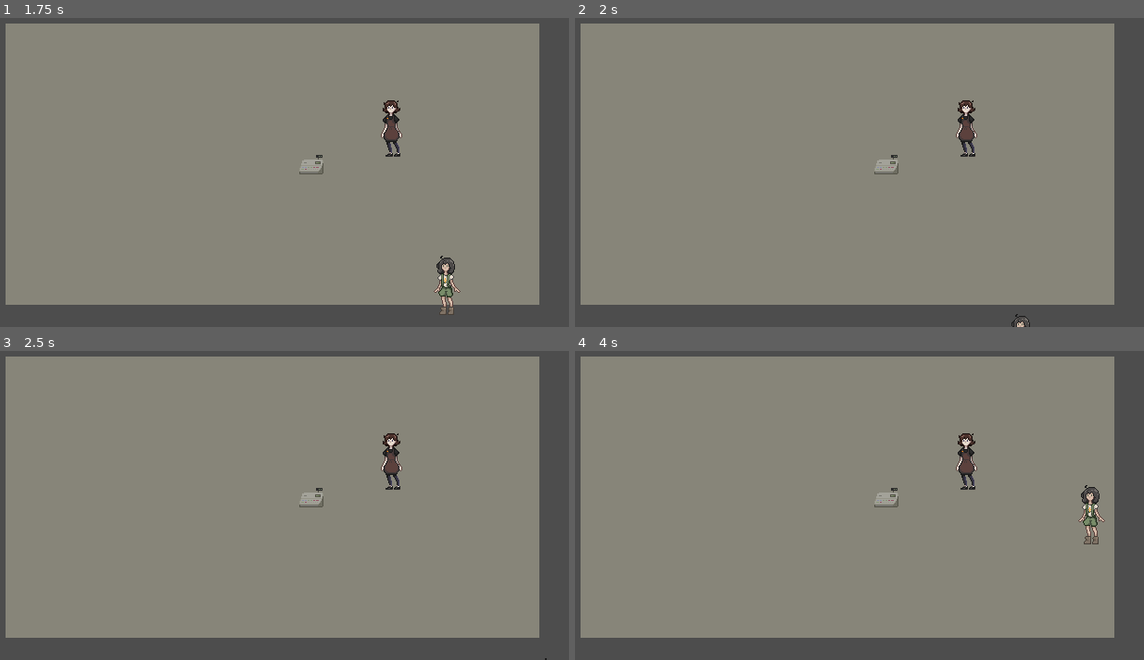
Above: before the commit, frames 1-4 (two rows, left to right).
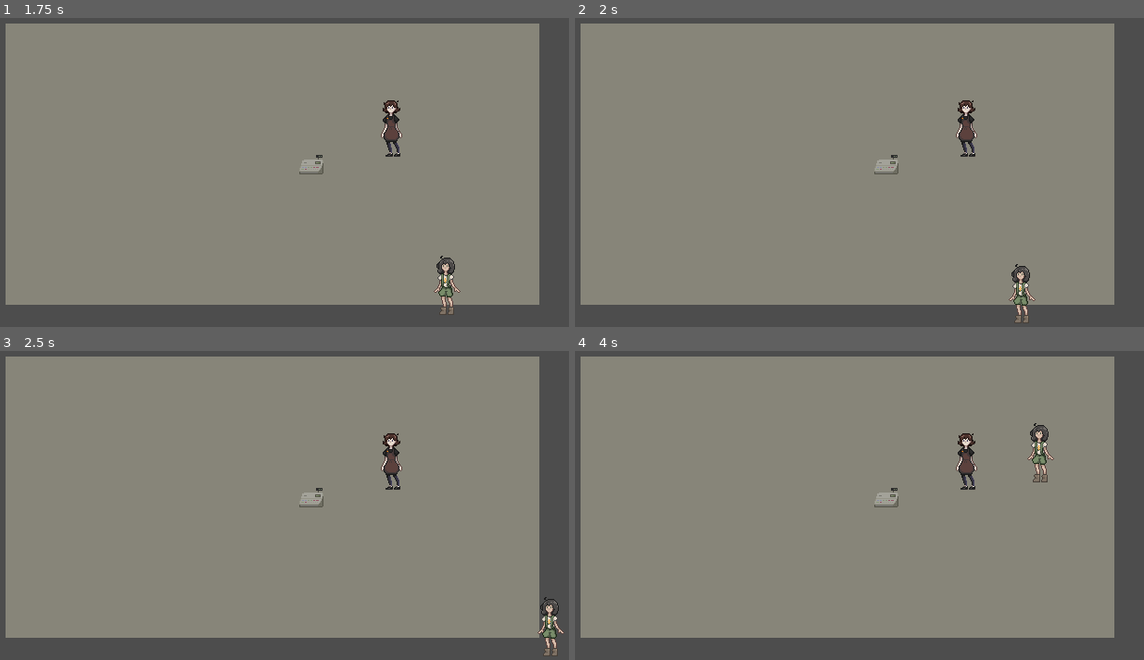
Above: after the commit, the same moments.

Repository: Fishfinna/Coffee-Please
Game: Godot game, scene res://scenes/coffee-shop.tscn
The game is run twice, just before and just after one commit, with the same random seed, the same clock (stepped at 60 frames per second) and the same inputs.
Inputs:
- Up to frame 1 (1.75 s): tap Enter at 0.5 s; hold Right (right) 0.53-1.28 s; hold S (down) from 1.28 s (still down)
- Up to frame 2 (2 s): keep holding S (down)
- Up to frame 3 (2.5 s): release S (down) at 2.03 s; hold Right (right) from 2.03 s (still down)
- Up to frame 4 (4 s): release Right (right) at 2.78 s; hold W (up) 2.78-3.53 s; hold A (left) from 3.53 s (still down)

Frame 1 is identical in both runs. In frame 2, 0.4% of the frame differs, in the area x 76-81%, y 79-100%; in frame 3, 0.3%; in frame 4, 0.8%, in the area x 79-94%, y 23-63%.

Commit message:
updated the player clamp

Diff:
--- a/scripts/fey.gd
+++ b/scripts/fey.gd
@@ -6,6 +6,9 @@
 
 var last_x := 0
 var last_y := 0
+
+@onready var camera := get_viewport().get_camera_2d()
+
 
 func get_input():
 	if Input.is_action_just_pressed("left"):
@@ -29,7 +32,12 @@
 
 	velocity = Vector2(x, y).normalized() * speed
 
+func lock_to_screen():
+	var viewport_size = camera.get_viewport_rect().size
+	position.x = clamp(position.x, floor(-viewport_size.x / 2), floor(viewport_size.x/2))
+	position.y = clamp(position.y,  floor(-viewport_size.y /2 + 20), floor(viewport_size.y/2))
 
 func _physics_process(delta: float) -> void:
 	get_input()
 	move_and_slide()
+	lock_to_screen()
--- a/scripts/indicator.gd
+++ b/scripts/indicator.gd
@@ -43,5 +43,9 @@
 func hide_after_load_out() -> void:
 	sprite.play("load-out")
 	await sprite.animation_finished
-	sprite.visible = false
+
+	if global_position.distance_to(player.global_position) > trigger_distance:
+		sprite.visible = false
+		is_showing = false
+
 	is_hiding = false
